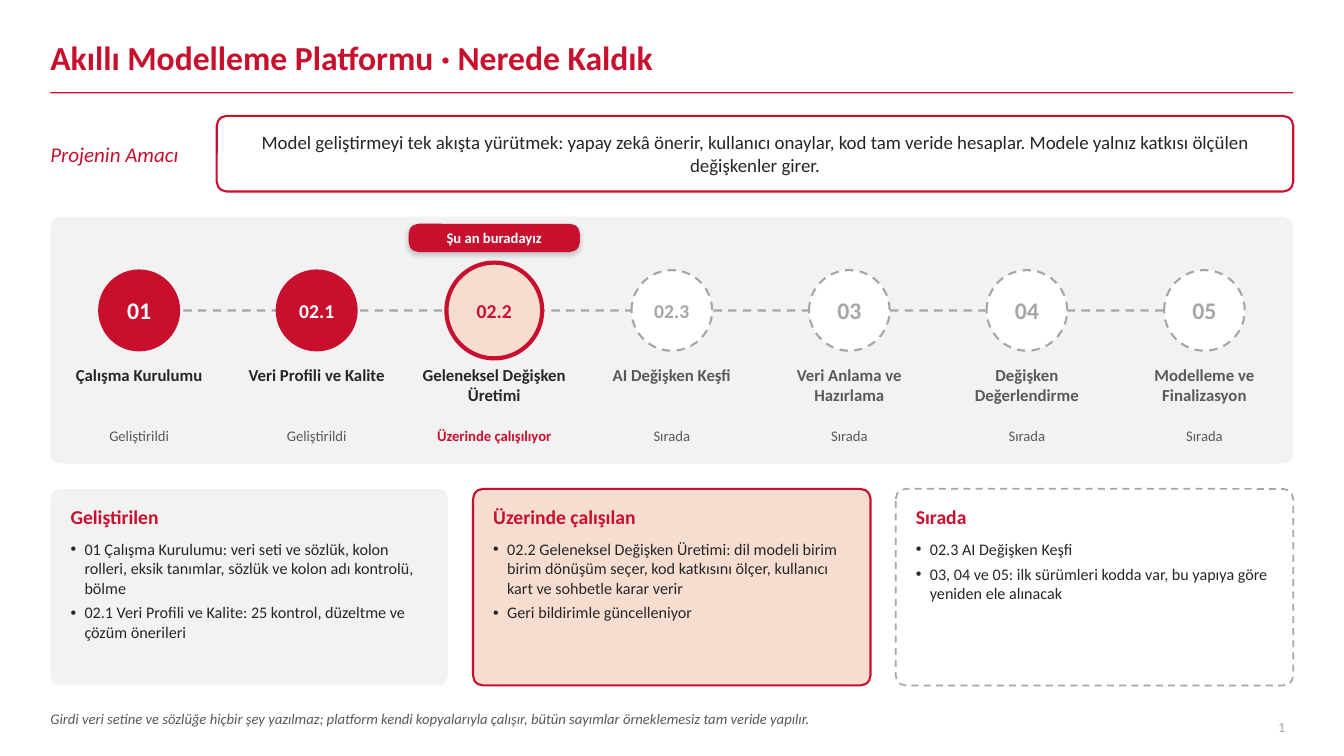
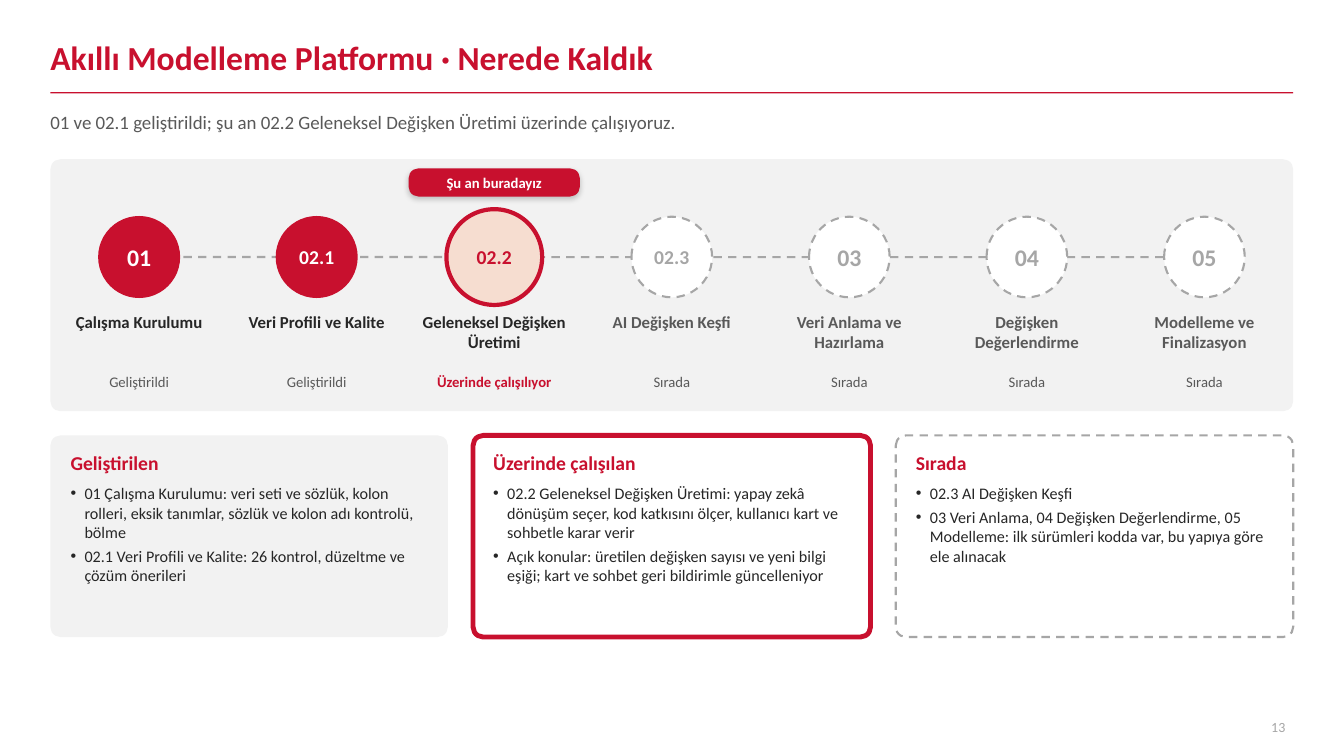
Before and after one commit to canmergen/amp, a slide deck: slide 13 of analitik_modelleme_platformu_GUNCEL/sunum/Akilli_Modelleme_Platformu_Sunum.pptx (slide 1 before the commit). Drawn at 1344x756 pixels with LibreOffice and Linux fonts; fonts in the diff are those of the drawing. Boxes give left, top, right and bottom in pixels: in the first picture for what was removed or moved away, otherwise in the second. Text is boxed around its words. In the diff, an @@ line names an element or a change of style, - is before the commit and + after.

```diff
--- a/analitik_modelleme_platformu_GUNCEL/sunum/Akilli_Modelleme_Platformu_Sunum.pptx
+++ b/analitik_modelleme_platformu_GUNCEL/sunum/Akilli_Modelleme_Platformu_Sunum.pptx
@@ text added at (50,114,675,132), 13.5 pt, text #595959 @@
+01 ve 02.1 geliştirildi; şu an 02.2 Geleneksel Değişken Üretimi üzerinde çalışıyoruz.
@@ rounded rectangle removed at (217,116,1294,192) @@
@@ text removed at (50,147,178,166) @@
-Projenin Amacı
@@ text removed at (262,136,1249,176) @@
-Model geliştirmeyi tek akışta yürütmek: yapay zekâ önerir, kullanıcı onaylar, kod tam veride hesaplar. Modele yalnız katkısı ölçülen değişkenler girer.
@@ rounded rectangle at (50,159,1294,411): proportions changed @@
@@ rounded rectangle: place and size @@
-rounded rectangle at (50,217,1294,464)
+rounded rectangle at (50,159,1294,411)
@@ 26 texts, 6 ellipses, 1 line, 1 rounded rectangle: place and size @@
-26 texts, 6 ellipses, 1 line, 1 rounded rectangle at (71,224,1267,641)
+26 texts, 6 ellipses, 1 line, 1 rounded rectangle at (71,168,1263,584)
@@ text "02.2": place and size @@
-text "02.2" at (477,305,512,318)
+text "02.2" at (477,251,512,264)
@@ ellipse: place and size @@
-ellipse at (447,262,542,358)
+ellipse at (447,210,542,306)
@@ rounded rectangle: place and size @@
-rounded rectangle at (50,489,448,686)
+rounded rectangle at (50,436,448,637)
@@ rounded rectangle at (50,436,448,637): proportions changed @@
@@ rounded rectangle: place and size @@
-rounded rectangle at (473,489,870,686)
+rounded rectangle at (473,436,870,637)
@@ rounded rectangle at (473,436,870,637): fill #F6DDD0 to #FFFFFF; outline #C8102E 1.5 pt to #C8102E 3.5 pt; proportions changed @@
@@ rounded rectangle: place and size @@
-rounded rectangle at (896,489,1294,686)
+rounded rectangle at (896,436,1294,637)
@@ rounded rectangle at (896,436,1294,637): outline #A6A6A6 1.25 pt dashed to #A6A6A6 1.5 pt dashed; proportions changed @@
@@ text at (85,488,413,538): less space between paragraphs @@
@@ text at (507,487,838,584): text changed @@
-• 02.2 Geleneksel Değişken Üretimi: dil modeli birim birim dönüşüm seçer, kod katkısını ölçer, kullanıcı kart ve sohbetle karar verir
-• Geri bildirimle güncelleniyor
+• 02.2 Geleneksel Değişken Üretimi: yapay zekâ dönüşüm seçer, kod katkısını ölçer, kullanıcı kart ve sohbetle karar verir
+• Açık konular: üretilen değişken sayısı ve yeni bilgi eşiği; kart ve sohbet geri bildirimle güncelleniyor
@@ text at (930,488,1073,502): less space between paragraphs @@
@@ text at (930,511,1263,562): text changed @@
-• 03, 04 ve 05: ilk sürümleri kodda var, bu yapıya göre yeniden ele alınacak
+• 03 Veri Anlama, 04 Değişken Değerlendirme, 05 Modelleme: ilk sürümleri kodda var, bu yapıya göre ele alınacak
@@ text at (85,551,405,584): text changed @@
-• 02.1 Veri Profili ve Kalite: 25 kontrol, düzeltme ve çözüm önerileri
+• 02.1 Veri Profili ve Kalite: 26 kontrol, düzeltme ve çözüm önerileri
@@ text removed at (50,714,809,727) @@
-Girdi veri setine ve sözlüğe hiçbir şey yazılmaz; platform kendi kopyalarıyla çalışır, bütün sayımlar örneklemesiz tam veride yapılır.
@@ page number at (1271,723,1285,732): text changed @@
-1
+13
```
Also in this commit, not shown: 12 slides added, 5 slides removed, 1 other file.
